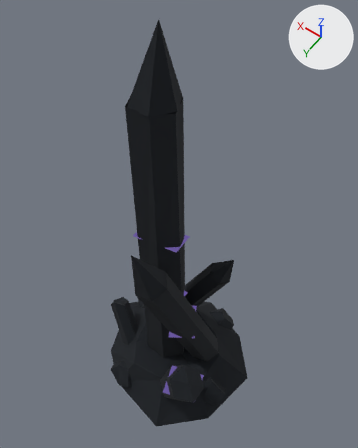
An edit to the glTF model docs/concept-art/models/env-resonance-crystal.glb, drawn before and after from the same camera.
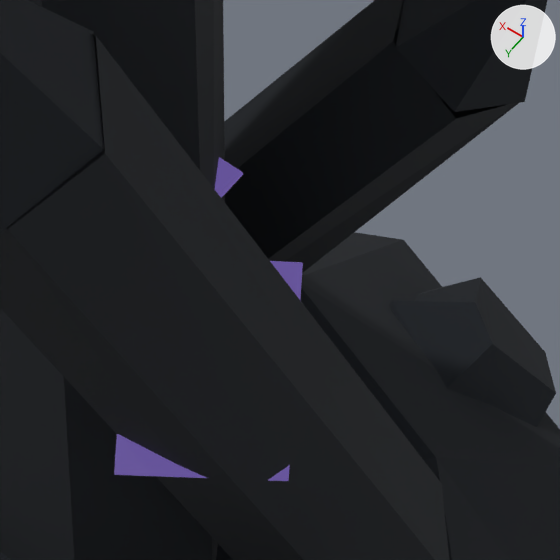
Each version is shown whole from a 50 mm lens placed at (-10.0, 13.75, 38.76), pointed at (0.84, -1.43, 14.9), then close up on the part from 42% to 66% of the width and 60% to 78% of the height. The axes (+X, +Y, +Z) are drawn at upper right. The lights are the same throughout. The older version's two pictures come first. Where no turn or scale is listed for an object, it has been applied to the vertices.

Objects in the first close-up: 'base_mound', 'boulder_3', 'shard_1_body', 'shard_1_seam_1', 'shard_2_body', 'shard_2_seam_1', 'shard_2_tip', 'shard_3_body', 'shard_3_tip'.
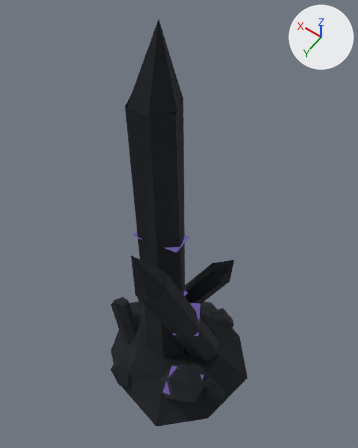
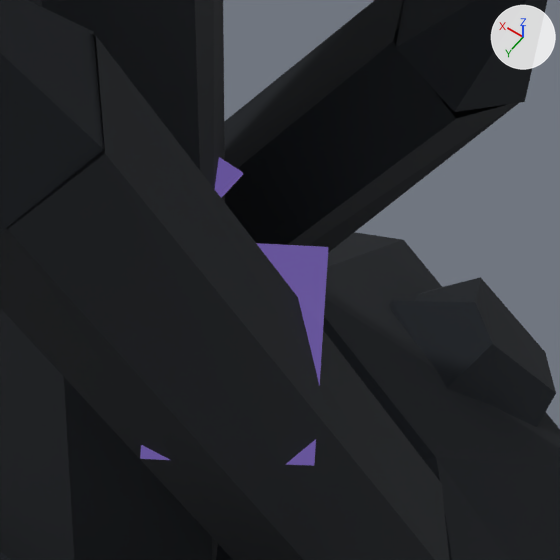
Boxes (x1, y1, x2, y2) around the edits, measured in the close-ups (560 x 560 px):
```json
{"object": "shard_2_seam_1", "change": "moved", "before": [114, 261, 303, 481], "after": [140, 243, 329, 466]}
```

Scene script edits in JSON lines:
```json
{"op": "set", "path": "ob_shard_2_seam_1.location", "old": "(-1.17, 0.95, 8.17)", "new": "(-1.31, 0.7, 8.26)"}
```
